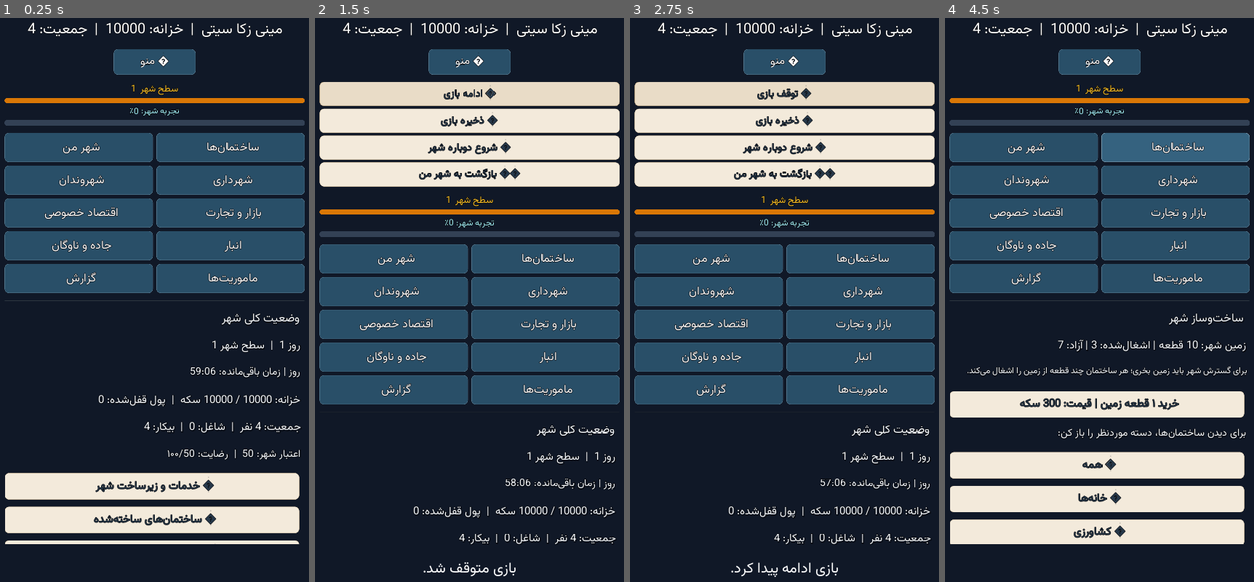
Above: before the commit, frames 1-4 (left to right).
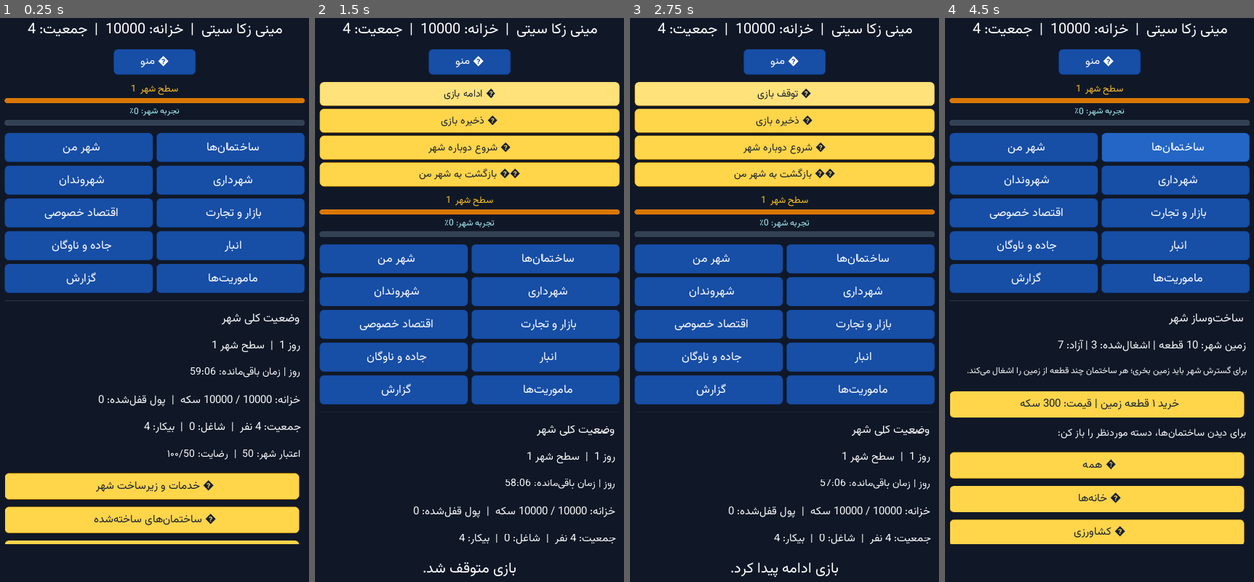
Above: after the commit, the same moments.

Repository: zekainstabot/mini-zeka-city
Game: Godot game, scene res://Main.tscn
The game is run twice, just before and just after one commit, with the same random seed, the same clock (stepped at 60 frames per second) and the same inputs.
Inputs:
- Up to frame 1 (0.25 s): no input
- Up to frame 2 (1.5 s): click "ﻮﻨﻣ ☰" at 0.5 s; click "ﯼﺯﺎﺑ ﻒﻗﻮﺗ ⏸" at 1.25 s
- Up to frame 3 (2.75 s): click "ﯼﺯﺎﺑ ﻪﻣﺍﺩﺍ ▶" at 2 s
- Up to frame 4 (4.5 s): click "ﯼﺯﺎﺑ ﻩﺮﯿﺧﺫ 💾" at 2.75 s; click "ﻦﻣ ﺮﻬﺷ" at 3.5 s; click "ﺎﻫ‌ﻥﺎﻤﺘﺧﺎﺳ" at 4.25 s

The runs differ from the first frame. In frame 1, 35% of the frame differs, in the area x 1-99%, y 0-94%; in frame 2, 42%; in frame 3, 42%; in frame 4, 43%.

Commit message:
Improve button contrast and keep text crisp

Diff:
--- a/scripts/Main.gd
+++ b/scripts/Main.gd
@@ -398,10 +398,9 @@
 	# Keep the rendered glyph edges crisp instead of smoothing the font texture.
 	font.use_filter = false
 	font.use_mipmaps = false
-	# Larger glyphs plus a dark outline improve readability on compact screens.
+	# Keep text crisp: use a clear font size without an outline that can soften glyph edges.
 	font.size = int(size) + (5 if get_viewport_rect().size.x < 900 else 4)
-	font.outline_size = 1
-	font.outline_color = Color("#05070b")
+	font.outline_size = 0
 	control.add_font_override("font", font)
 	return font
 
@@ -419,25 +418,25 @@
 
 func _style_button(button, navigation=false):
 	button.flat = false
-	# Primary navigation: muted deep blue with clear white lettering.
-	# Inner/action buttons: soft warm ivory with dark slate lettering.
-	var normal_color = Color("#294f68") if navigation else Color("#f3eadb")
-	var hover_color = Color("#35627f") if navigation else Color("#e9dcc7")
-	var pressed_color = Color("#1f4057") if navigation else Color("#ddcbb0")
-	var border_normal = Color("#52758b") if navigation else Color("#c5b69e")
-	var border_hover = Color("#7899ad") if navigation else Color("#a99576")
-	var border_pressed = Color("#17364a") if navigation else Color("#927b5b")
-	var text_color = Color("#ffffff") if navigation else Color("#26384a")
+	# Main navigation: deep blue with pure white text.
+	# Inner buttons: bright warm yellow with deep navy text for strong contrast.
+	var normal_color = Color("#174EA6") if navigation else Color("#FFD54A")
+	var hover_color = Color("#2366C5") if navigation else Color("#FFE27A")
+	var pressed_color = Color("#103B82") if navigation else Color("#F0B900")
+	var border_normal = Color("#0D3475") if navigation else Color("#9A6900")
+	var border_hover = Color("#0A2B63") if navigation else Color("#805700")
+	var border_pressed = Color("#08234F") if navigation else Color("#694700")
+	var text_color = Color("#FFFFFF") if navigation else Color("#172033")
 	button.add_stylebox_override("normal", _button_style(normal_color, border_normal))
 	button.add_stylebox_override("hover", _button_style(hover_color, border_hover))
 	button.add_stylebox_override("focus", _button_style(hover_color, border_hover))
 	button.add_stylebox_override("pressed", _button_style(pressed_color, border_pressed))
-	button.add_stylebox_override("disabled", _button_style(Color("#d8dce1"), Color("#aeb6bf")))
+	button.add_stylebox_override("disabled", _button_style(Color("#D1D5DB"), Color("#6B7280")))
 	button.add_color_override("font_color", text_color)
 	button.add_color_override("font_color_focus", text_color)
 	button.add_color_override("font_color_hover", text_color)
 	button.add_color_override("font_color_pressed", text_color)
-	button.add_color_override("font_color_disabled", Color("#687482"))
+	button.add_color_override("font_color_disabled", Color("#374151"))
 
 func _clear_content():
 	construction_time_labels.clear()
